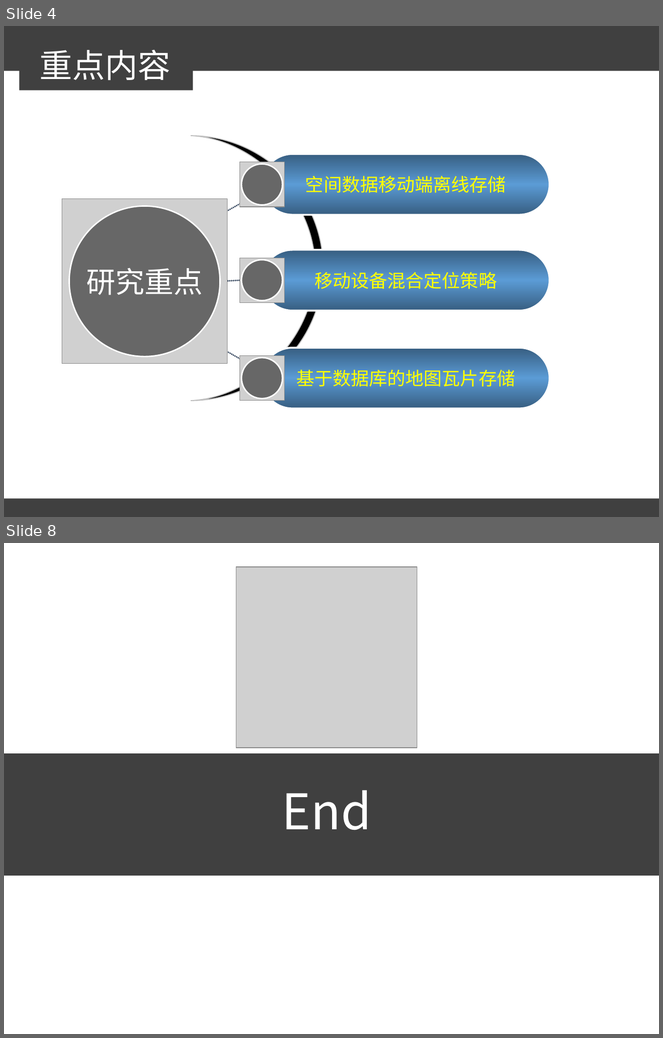
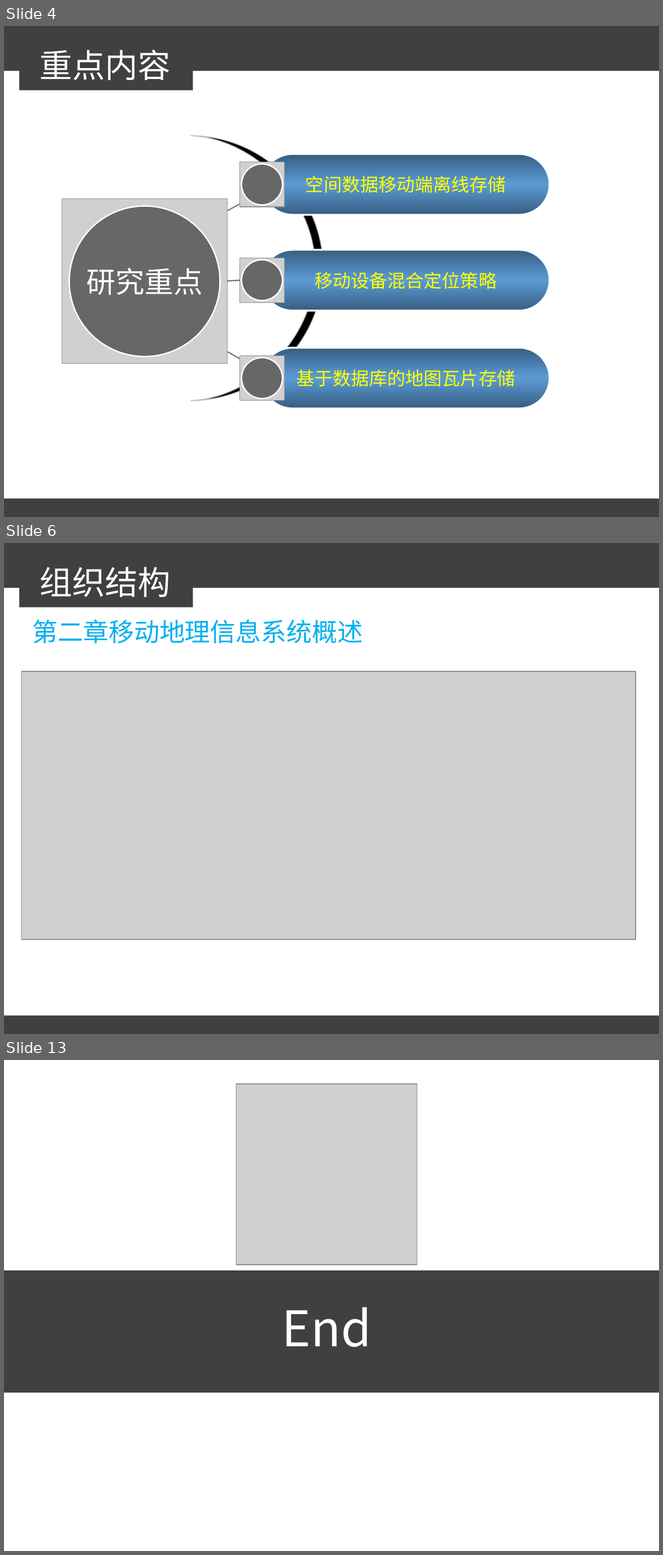
Before and after one commit to sunxianlei/MyThesis, a slide deck: 汇报X.ppt. Shown one above the other, each under a label of ours: slides 4 and 8 before the commit, slides 4, 6 and 13 after it; the slides between them are not shown. The pictures are 663x1038 and 663x1555 pixels, drawn with LibreOffice and Linux fonts; fonts in the diff are those of the drawing; grey boxes stand for pictures. Boxes give left, top, right and bottom in pixels: in the first picture for what was removed or moved away, otherwise in the second. Text is boxed around its words. In the diff, an @@ line names an element or a change of style, - is before the commit and + after.

Commit message:
1月14日汇报ppt修改
添加组织结构、时间安排部分

```diff
--- a/汇报X.ppt
+++ b/汇报X.ppt
@@ slide 6 added at box(4, 543, 659, 1034), background #FFFFFF; not listed: 3 template elements that a slide beside it also shows @@
@@ text added at box(40, 567, 171, 597), 36 pt, text #FFFFFF @@
+组织结构
@@ text added at box(32, 619, 363, 643), 28 pt, text #00B0F0 @@
+第二章移动地理信息系统概述
@@ picture added at box(21, 671, 636, 939) @@
@@ what was slide 8 is now slide 13 @@
```
Also in this commit, not shown: 4 slides changed, 4 other slides added.
